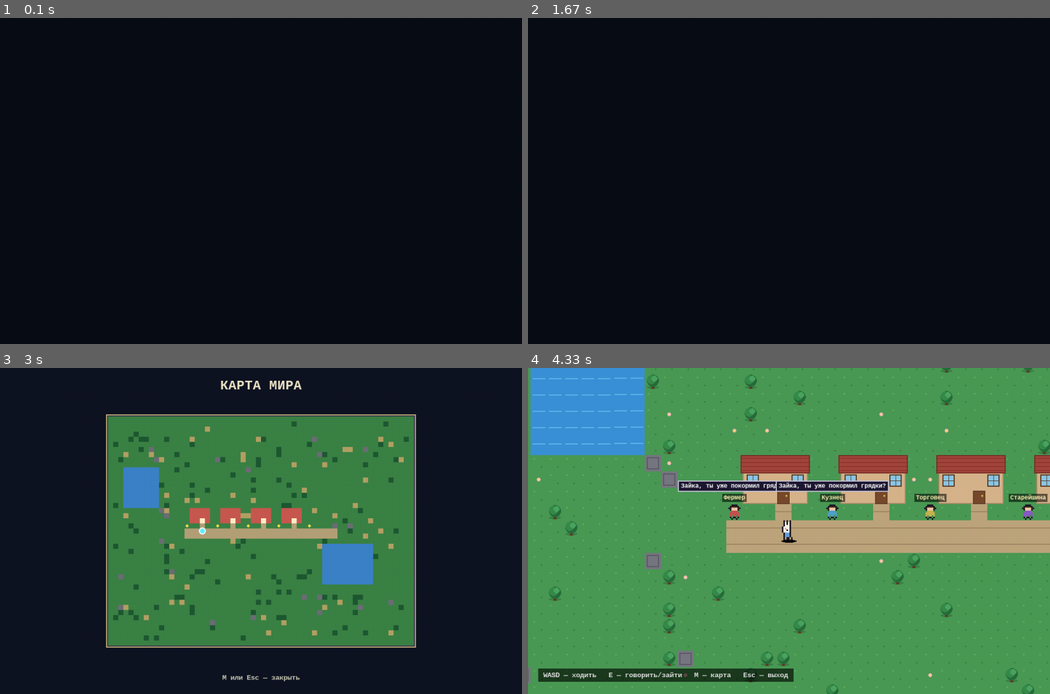
Above: before the commit, frames 1-4 (two rows, left to right).
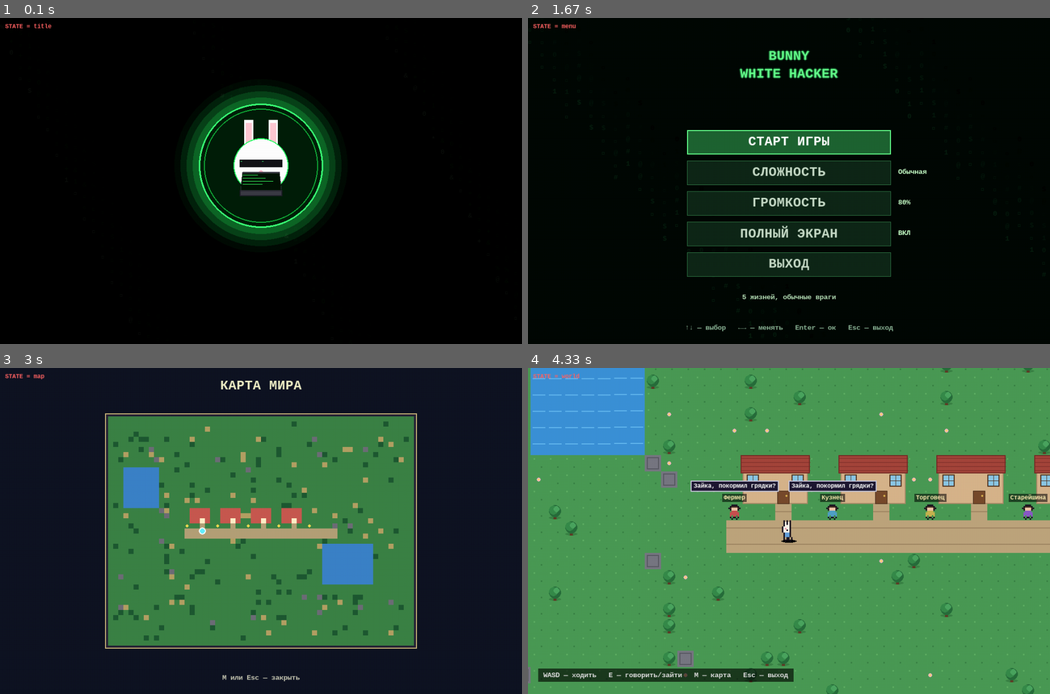
Above: after the commit, the same moments.

Repository: Folombas/PyGame2026
Game: pygame game, started from PyPixelTD/main.py
The game is run twice, just before and just after one commit, with the same random seed, the same clock (stepped at 60 frames per second) and the same inputs.
Inputs (mouse positions are in pixels of both pictures, inside the frame that each line leads up to):
- Up to frame 1 (0.1 s): no input
- Up to frame 2 (1.67 s): tap Enter at 1.33 s
- Up to frame 3 (3 s): tap Enter at 1.67 s; hold Space 2-2.47 s; hold Right 2-2.47 s; move the mouse to (214, 645) at 2.03 s; hold M 2.5-2.97 s; hold Right 2.5-2.97 s; move the mouse to (93, 488) at 2.53 s; tap Space at 2.57, 2.87 s
- Up to frame 4 (4.33 s): hold M 3-3.47 s; move the mouse to (893, 511) at 3.03 s; tap Space at 3.07, 3.37, 3.57, 3.87, 4.07 s; hold Right 3.5-3.97 s; move the mouse to (830, 612) at 3.53 s; tap E at 3.65 s; hold Left from 4 s (still down); move the mouse to (742, 560) at 4.03 s

The runs differ from the first frame. In frame 1, 5.2% of the frame differs, in the area x 1-65%, y 1-69%; in frame 2, 14%, in the area x 1-77%, y 1-97%; in frame 3, 1.9%; in frame 4, 0.7%.

Commit message:
Full main.py refactor: correct state machine, all screens properly drawn

Diff:
--- a/PyPixelTD/main.py
+++ b/PyPixelTD/main.py
@@ -1,24 +1,24 @@
-"""PyPixel TopDown — зайка, деревня, дом с ПК."""
+"""PyPixel TopDown — Зайка-программист."""
 import sys
 import pygame
 
-from settings import *
-from world_td import World, Camera, TILE
+from settings import WIDTH, HEIGHT, FPS, TILE
+from world_td import World, Camera
 from player_td import PlayerTD
 from interior import Interior
 from pc_ui import MiniPC
-from boot import BootScreen, LoginScreen
 from title import TitleScreen
 from game_menu import GameMenu
+from boot import BootScreen, LoginScreen
 import os_sounds
 
 
+# =============== КАРТА ===============
 def make_world_map_surface(world):
-    """Рендер карты мира в Surface для окна браузера."""
+    from world_td import T_GRASS, T_PATH, T_WATER, T_STONE, T_TREE, T_FLOWER
     s = 8
     surf = pygame.Surface((world.w * s, world.h * s))
     surf.fill((15, 20, 35))
-    from world_td import T_GRASS, T_PATH, T_WATER, T_STONE, T_TREE, T_FLOWER
     colors = {
         T_GRASS: (60, 130, 70), T_PATH: (180, 160, 120),
         T_WATER: (60, 130, 200), T_STONE: (110, 110, 120),
@@ -27,29 +27,31 @@
     for ty in range(world.h):
         for tx in range(world.w):
             t = world.tiles[ty][tx]
-            pygame.draw.rect(surf, colors.get(t, (60, 130, 70)), (tx * s, ty * s, s, s))
+            pygame.draw.rect(surf, colors.get(t, (60, 130, 70)),
+                             (tx * s, ty * s, s, s))
     for h in world.houses:
-        pygame.draw.rect(surf, (200, 90, 80), (h.tx * s, h.ty * s, h.w * s, h.h * s))
+        pygame.draw.rect(surf, (200, 90, 80),
+                         (h.tx * s, h.ty * s, h.w * s, h.h * s))
     return surf
 
 
 def draw_big_map(screen, world, player, font_big, font_small):
-    """Полноэкранная карта (клавиша M)."""
+    from world_td import T_GRASS, T_PATH, T_WATER, T_STONE, T_TREE, T_FLOWER
     screen.fill((15, 20, 35))
-    map_w = world.w * 10
-    map_h = world.h * 10
+    s = 10
+    map_w = world.w * s
+    map_h = world.h * s
     x0 = (WIDTH - map_w) // 2
     y0 = (HEIGHT - map_h) // 2
-    pygame.draw.rect(screen, (60, 50, 80), (x0 - 4, y0 - 4, map_w + 8, map_h + 8))
-    pygame.draw.rect(screen, UI_BORDER, (x0 - 4, y0 - 4, map_w + 8, map_h + 8), 2)
-
-    from world_td import T_GRASS, T_PATH, T_WATER, T_STONE, T_TREE, T_FLOWER
+
+    pygame.draw.rect(screen, (40, 35, 55), (x0 - 6, y0 - 6, map_w + 12, map_h + 12))
+    pygame.draw.rect(screen, (200, 180, 120), (x0 - 6, y0 - 6, map_w + 12, map_h + 12), 2)
+
     colors = {
         T_GRASS: (60, 130, 70), T_PATH: (180, 160, 120),
         T_WATER: (60, 130, 200), T_STONE: (110, 110, 120),
         T_TREE: (30, 90, 50), T_FLOWER: (180, 160, 100),
     }
-    s = 10
     for ty in range(world.h):
         for tx in range(world.w):
             t = world.tiles[ty][tx]
@@ -71,122 +73,202 @@
     pygame.draw.circle(screen, (100, 240, 255), (px, py), 7)
     pygame.draw.circle(screen, (255, 255, 255), (px, py), 7, 2)
 
-    title = font_big.render("КАРТА МИРА", True, UI_TEXT)
+    title = font_big.render("КАРТА МИРА", True, (240, 240, 200))
     screen.blit(title, (WIDTH // 2 - title.get_width() // 2, 20))
     hint = font_small.render("M или Esc — закрыть", True, (200, 200, 180))
     screen.blit(hint, (WIDTH // 2 - hint.get_width() // 2, HEIGHT - 40))
 
 
+# =============== ВСПОМОГАТЕЛЬНОЕ ===============
+def _draw_hint(screen, font_small, text):
+    hint = font_small.render(text, True, (220, 220, 220))
+    bg = pygame.Surface((hint.get_width() + 20, hint.get_height() + 10), pygame.SRCALPHA)
+    bg.fill((0, 0, 0, 160))
+    screen.blit(bg, (20, HEIGHT - 50))
+    screen.blit(hint, (30, HEIGHT - 45))
+
+
+def _try_enter_house(world, player, return_state):
+    """Проверяет стоит ли игрок у двери дома. Возвращает Interior или None."""
+    p_rect = player.rect
+    for h in world.houses:
+        dr = h.door_rect_px().inflate(20, 20)
+        if dr.colliderect(p_rect):
+            interior = Interior(house_index=world.houses.index(h))
+            # Зайти внутрь — зайка появляется у двери изнутри
+            player.x = interior.exit_tx * TILE + (TILE - player.w) // 2
+            player.y = (interior.exit_ty - 1) * TILE + (TILE - player.h)
+            player.direction = "up"
+            return interior
+    return None
+
+
+def _try_enter_pc(interior, player):
+    """Проверяет стоит ли игрок у стула — садит/включает ПК.
+    Возвращает 'sit' | 'pc_on' | 'pc_off' | None."""
+    p_rect = player.rect
+    if interior.chair_rect().colliderect(p_rect):
+        if not interior.sitting:
+            interior.sitting = True
+            player.x = interior.chair.x + (interior.chair.w - player.w) // 2
+            player.y = interior.chair.y + (interior.chair.h - player.h) // 2
+            player.direction = "up"
+            return "sit"
+        else:
+            # Уже сидит — переключаем ПК
+            interior.pc_on = not interior.pc_on
+            if interior.pc_on:
+                return "pc_on"
+            else:
+                return "pc_off"
+    else:
+        if interior.sitting:
+            interior.sitting = False
+    return None
+
+
+def _try_exit_house(interior, player):
+    """Проверяет стоит ли игрок у двери (выход)."""
+    door_rect = pygame.Rect(interior.exit_tx * TILE,
+                            interior.exit_ty * TILE,
+                            TILE, TILE)
+    return door_rect.colliderect(player.rect)
+
+
+def _try_talk_villager(world, player):
+    """Говорит с ближайшим NPC."""
+    for v in world.villagers:
+        dx = (v.tx * TILE + TILE // 2) - (player.x + player.w // 2)
+        dy = (v.ty * TILE + TILE // 2) - (player.y + player.h // 2)
+        if dx * dx + dy * dy < 70 * 70:
+            import random as _r
+            lines = [
+                f"Привет, я {v.name}!",
+                "Зайка, покормил грядки?",
+                "Компьютер в доме — вещь!",
+                "У озера что-то странное.",
+                "Осторожнее на востоке.",
+            ]
+            v.say(_r.choice(lines), frames=180)
+            return True
+    return False
+
+
+# =============== MAIN ===============
 def main():
     pygame.init()
     os_sounds.init()
-    # FULLSCREEN | SCALED для правильного масштаба
-    try:
-        screen = pygame.display.set_mode((WIDTH, HEIGHT),
-                                          pygame.FULLSCREEN | pygame.SCALED)
-    except pygame.error:
-        screen = pygame.display.set_mode((WIDTH, HEIGHT))
+    screen = pygame.display.set_mode((WIDTH, HEIGHT))
     pygame.display.set_caption("🐰 Зайка — Мир")
     clock = pygame.time.Clock()
     font_big = pygame.font.SysFont("monospace", 26, bold=True)
     font_small = pygame.font.SysFont("monospace", 14, bold=True)
     font_tiny = pygame.font.SysFont("monospace", 12, bold=True)
 
+    # ---- Game objects ----
     world = World()
     camera = Camera()
     player = PlayerTD(15, 22)
-
-    # Карта мира — рендер один раз
     map_surface = make_world_map_surface(world)
     pc = MiniPC(font_small, font_big, map_surface)
 
+    # ---- Screens ----
+    title_screen = TitleScreen(font_big, font_small)
+    game_menu = GameMenu(font_big, font_small)
+    boot_screen = None
+    login_screen = None
+
     interior = None
     interior_return = None
-    # title → menu → world → interior → map → pc_boot → pc
+
+    # ---- State ----
+    # title → menu → world ⇄ interior ⇄ pc_boot → pc_login → pc
     state = "title"
     toast = None
     toast_timer = 0
 
-    title_screen = TitleScreen(font_big, font_small)
-    game_menu = GameMenu(font_big, font_small)
-    boot_screen = None     # создастся при включении ПК
-    login_screen = None
-
     running = True
     while running:
         dt = clock.tick(FPS) / 1000.0
+        keys = pygame.key.get_pressed()
 
         # ============ EVENTS ============
         for event in pygame.event.get():
             if event.type == pygame.QUIT:
                 running = False
-
-            elif event.type == pygame.KEYDOWN:
-                if state == "menu":
-                    game_menu.handle_event(event)
-                    continue
+                continue
+
+            # ----- Меню — своя обработка -----
+            if state == "menu":
+                game_menu.handle_event(event)
+                continue
+
+            if event.type == pygame.KEYDOWN:
                 if event.key == pygame.K_ESCAPE:
-                    if state in ("title", "pc_boot", "pc_login"):
-                        state = "menu" if state == "title" else "interior"
-                    elif state == "menu":
-                        running = False
-                    elif state == "pc":
-                        # Выключаем ПК
+                    if state == "pc":
                         if interior:
                             interior.pc_on = False
                         state = "interior"
-                        toast = "ПК выключен"
-                        toast_timer = 100
+                        os_sounds.play("shutdown")
+                    elif state == "interior":
+                        # Выход на улицу
+                        state = "world"
+                        if interior_return:
+                            player.x, player.y = interior_return
+                        interior = None
                     elif state == "map":
                         state = "world"
-                    elif state == "interior":
-                        running = False
+                    elif state == "title":
+                        title_screen.done = True
                     else:
                         running = False
-
-                elif event.key == pygame.K_m:
-                    if state == "map":
-                        state = "world"
-                    elif state == "world":
+                    continue
+
+                if state == "title":
+                    if event.key in (pygame.K_SPACE, pygame.K_RETURN):
+                        title_screen.done = True
+
+                elif state == "world":
+                    if event.key == pygame.K_m:
                         state = "map"
-
-                elif event.key in (pygame.K_e, pygame.K_SPACE, pygame.K_RETURN):
-                    if state == "world":
-                        _try_interact_world(world, player)
-                        # Проверяем — не вошли ли в дом
-                        pending = getattr(world, "_pending_enter", None)
-                        if pending:
-                            interior = Interior(house_index=world.houses.index(pending))
+                    elif event.key in (pygame.K_e, pygame.K_SPACE, pygame.K_RETURN):
+                        # Войти в дом?
+                        new_int = _try_enter_house(world, player, state)
+                        if new_int:
                             interior_return = (player.x, player.y)
-                            player.x = interior.exit_tx * TILE + (TILE - player.w) // 2
-                            player.y = (interior.exit_ty - 1) * TILE + (TILE - player.h)
-                            player.direction = "up"
+                            interior = new_int
                             state = "interior"
-                            toast = f"Вошли в дом"
-                            toast_timer = 100
-                            world._pending_enter = None
-                    elif state == "interior" and interior:
-                        result = _try_interact_interior(interior, player,
-                                                       lambda: None)
-                        if result == "pc":
-                            if interior.pc_on:
-                                # Запускаем загрузку BunnyOS
-                                boot_screen = BootScreen(font_big, font_small)
-                                login_screen = None
-                                state = "pc_boot"
-                                toast = "BunnyOS загружается..."
-                                toast_timer = 120
-                        # Проверяем выход из дома
-                        p_rect = player.rect
-                        door_rect = pygame.Rect(interior.exit_tx * TILE,
-                                                interior.exit_ty * TILE, TILE, TILE)
-                        if door_rect.colliderect(p_rect):
+                            toast = f"Дом #{world.houses.index(new_int.house_index.__class__) if False else ''}"
+                            toast_timer = 60
+                        else:
+                            _try_talk_villager(world, player)
+
+                elif state == "interior" and interior:
+                    if event.key in (pygame.K_e, pygame.K_SPACE, pygame.K_RETURN):
+                        # Сначала — выход у двери
+                        if _try_exit_house(interior, player):
                             state = "world"
                             if interior_return:
                                 player.x, player.y = interior_return
                             interior = None
-                            toast = "Вышли из дома"
-                            toast_timer = 100
+                        else:
+                            res = _try_enter_pc(interior, player)
+                            if res == "pc_on":
+                                boot_screen = BootScreen(font_big, font_small)
+                                login_screen = None
+                                state = "pc_boot"
+
+                elif state == "map":
+                    if event.key == pygame.K_m:
+                        state = "world"
+
+                elif state == "pc_boot" and boot_screen:
+                    if event.key in (pygame.K_SPACE, pygame.K_RETURN, pygame.K_ESCAPE):
+                        boot_screen.done = True
+
+                elif state == "pc_login" and login_screen:
+                    if event.key in (pygame.K_SPACE, pygame.K_RETURN, pygame.K_ESCAPE):
+                        login_screen.done = True
 
             elif event.type == pygame.MOUSEBUTTONDOWN and state == "pc":
                 if event.button == 1:
@@ -197,8 +279,6 @@
                 pc.handle_mouse_motion(*pygame.mouse.get_pos())
 
         # ============ UPDATE ============
-        keys = pygame.key.get_pressed()
-
         if state == "title":
             title_screen.update(dt)
             if title_screen.done:
@@ -210,19 +290,6 @@
                 game_menu.result = None
             elif game_menu.result == "exit":
                 running = False
-        elif state == "pc_boot":
-            if boot_screen:
-                boot_screen.update(dt)
-                if boot_screen.done:
-                    state = "pc_login"
-                    login_screen = LoginScreen(font_big, font_small)
-        elif state == "pc_login":
-            if login_screen:
-                login_screen.update(dt)
-                if login_screen.done:
-                    state = "pc"
-        elif state == "pc":
-            pc.update(keys, dt)
         elif state == "world":
             player.update(keys, world.can_walk)
             camera.follow(player.rect, world.w * TILE, world.h * TILE)
@@ -231,21 +298,38 @@
         elif state == "interior" and interior:
             player.update(keys, interior.can_walk)
             interior.update(dt)
-            room_w = interior.w * TILE
-            room_h = interior.h * TILE
-            camera.x = max(0, room_w // 2 - WIDTH // 2)
-            camera.y = max(0, room_h // 2 - HEIGHT // 2)
+            camera.x = max(0, interior.w * TILE // 2 - WIDTH // 2)
+            camera.y = max(0, interior.h * TILE // 2 - HEIGHT // 2)
+        elif state == "pc_boot":
+            if boot_screen:
+                boot_screen.update(dt)
+                if boot_screen.done:
+                    login_screen = LoginScreen(font_big, font_small)
+                    state = "pc_login"
+        elif state == "pc_login":
+            if login_screen:
+                login_screen.update(dt)
+                if login_screen.done:
+                    state = "pc"
+        elif state == "pc":
+            pc.update(keys, dt)
 
         if toast_timer > 0:
             toast_timer -= 1
 
         # ============ DRAW ============
-        screen.fill(BG)
-
-        if state == "boot":
+        screen.fill((0, 0, 0))
+
+        if state == "title":
+            title_screen.draw(screen)
+        elif state == "menu":
+            game_menu.draw(screen)
+        elif state == "pc_boot" and boot_screen:
             boot_screen.draw(screen)
-        elif state == "login":
+        elif state == "pc_login" and login_screen:
             login_screen.draw(screen)
+        elif state == "pc":
+            pc.draw(screen)
         elif state == "map":
             draw_big_map(screen, world, player, font_big, font_small)
         elif state == "world":
@@ -258,11 +342,13 @@
             interior.draw(screen, camera.x, camera.y, font_tiny)
             player.draw(screen, camera.x, camera.y)
             _draw_hint(screen, font_small,
-                       "WASD — ходить   E — сесть/включить ПК / выйти   Esc — выход")
-        elif state == "pc":
-            pc.draw(screen)
-
-        # Тост
+                       "WASD — ходить   E — сесть/выйти/вкл ПК   Esc — выход")
+
+        # DEBUG
+        dbg = font_tiny.render(f"STATE = {state}", True, (255, 100, 100))
+        screen.blit(dbg, (10, 10))
+
+        # Toast
         if toast and toast_timer > 0:
             txt = font_big.render(toast, True, (255, 240, 120))
             bg = pygame.Surface((txt.get_width() + 30, txt.get_height() + 16), pygame.SRCALPHA)
@@ -279,71 +365,5 @@
     sys.exit()
 
 
-def _draw_hint(screen, font_small, text):
-    hint = font_small.render(text, True, (220, 220, 220))
-    bg = pygame.Surface((hint.get_width() + 20, hint.get_height() + 10), pygame.SRCALPHA)
-    bg.fill((0, 0, 0, 160))
-    screen.blit(bg, (20, HEIGHT - 50))
-    screen.blit(hint, (30, HEIGHT - 45))
-
-
-def _try_interact_world(world, player):
-    """Взаимодействие с миром: дом, NPC."""
-    p_rect = player.rect
-    for h in world.houses:
-        dr = h.door_rect_px().inflate(20, 20)
-        if dr.colliderect(p_rect):
-            world._pending_enter = h
-            return
-    for v in world.villagers:
-        dx = (v.tx * TILE + TILE // 2) - (player.x + player.w // 2)
-        dy = (v.ty * TILE + TILE // 2) - (player.y + player.h // 2)
-        if dx * dx + dy * dy < 60 * 60:
-            import random as _r
-            lines = [
-                f"Привет, я {v.name}!",
-                "Зайка, ты уже покормил грядки?",
-                "Компьютер в доме — вещь! Интернет, карты...",
-                "У озера видели что-то странное.",
-                "Осторожнее на востоке.",
-            ]
-            v.say(_r.choice(lines), frames=180)
-            break
-
-
-def _try_interact_interior(interior, player, enter_pc_fn):
-    """Взаимодействие внутри дома: сесть, включить ПК, выйти."""
-    p_rect = player.rect
-    # Стул рядом?
-    if interior.chair_rect().colliderect(p_rect):
-        if not interior.sitting:
-            interior.sitting = True
-            # Ставим игрока на стул
-            player.x = interior.chair.x + (interior.chair.w - player.w) // 2
-            player.y = interior.chair.y + (interior.chair.h - player.h) // 2
-            player.direction = "up"
-            return "sat"
-        else:
-            # Сидит — переключаем ПК
-            interior.pc_on = not interior.pc_on
-            if interior.pc_on:
-                enter_pc_fn()
-            return "pc"
-    else:
-        # Если игрок отошёл — перестаёт сидеть
-        if interior.sitting:
-            # проверяем что игрок всё ещё на стуле
-            if not interior.chair_rect().colliderect(p_rect):
-                interior.sitting = False
-    return None
-
-
-_pending_pc_entry = None
-
-def _enter_pc(interior, toast_fn):
-    global _pending_pc_entry
-    _pending_pc_entry = True
-
-
 if __name__ == "__main__":
     main()
